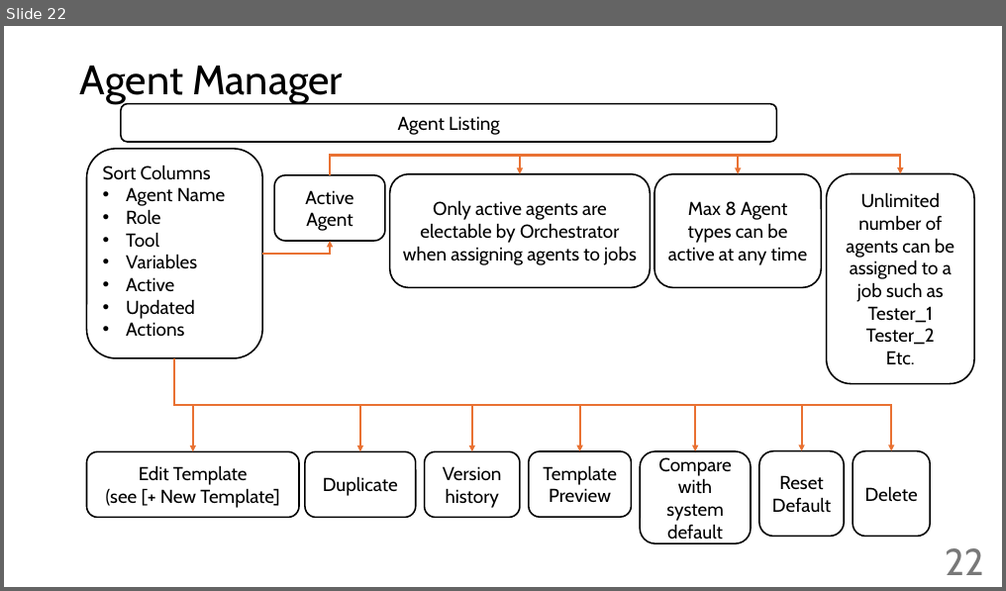
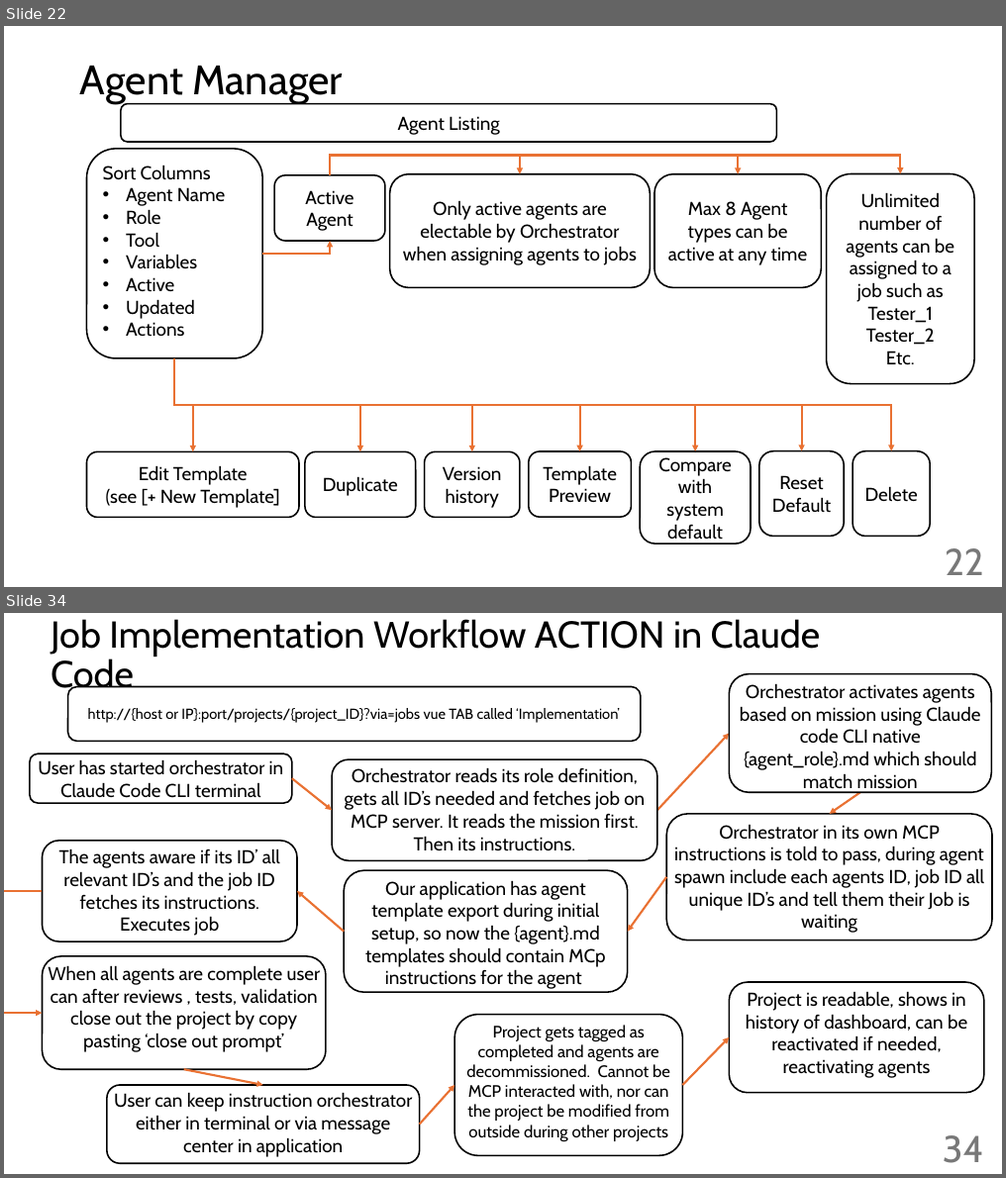
Before and after one commit to giljoai/GiljoAI_MCP, a slide deck: handovers/Reference_docs/giljoai workflow.pptx. Shown one above the other, each under a label of ours: slide 22 before the commit, slides 22 and 34 after it; the slides between them are not shown. The pictures are 1006x591 and 1006x1178 pixels, drawn with LibreOffice and Linux fonts; fonts in the diff are those of the drawing. Boxes give left, top, right and bottom in pixels: in the first picture for what was removed or moved away, otherwise in the second. Text is boxed around its words. In the diff, an @@ line names an element or a change of style, - is before the commit and + after.

```diff
--- a/handovers/Reference_docs/giljoai workflow.pptx
+++ b/handovers/Reference_docs/giljoai workflow.pptx
@@ slide 34 added at box(4, 613, 1002, 1174), background #FFFFFF @@
@@ title added at box(51, 619, 820, 696), 36 pt, text #000000 @@
+Job Implementation Workflow ACTION in Claude Code
@@ rounded rectangle added at box(67, 687, 641, 742), fill #FFFFFF, outline #000000 1.5 pt, 14 pt, text #000000 @@
+http://{host or IP}:port/projects/{project_ID}?via=jobs vue TAB called ‘Implementation’
@@ rounded rectangle added at box(730, 674, 992, 792), fill #FFFFFF, outline #000000 1.5 pt, 18 pt, text #000000 @@
+Orchestrator activates agents based on mission using Claude code CLI native {agent_role}.md which should match mission
@@ rounded rectangle added at box(30, 754, 292, 803), fill #FFFFFF, outline #000000 1.5 pt, 18 pt, text #000000 @@
+User has started orchestrator in Claude Code CLI terminal
@@ rounded rectangle added at box(332, 760, 657, 861), fill #FFFFFF, outline #000000 1.5 pt, 18 pt, text #000000 @@
+Orchestrator reads its role definition, gets all ID’s needed and fetches job on MCP server. It reads the mission first. Then its instructions.
@@ arrow added from (657, 811) to (730, 734), #E97132 2 pt @@
@@ arrow added from (292, 778) to (332, 811), #E97132 2 pt @@
@@ rounded rectangle added at box(666, 814, 992, 940), fill #FFFFFF, outline #000000 1.5 pt, 18 pt, text #000000 @@
+Orchestrator in its own MCP instructions is told to pass, during agent spawn include each agents ID, job ID all unique ID’s and tell them their Job is waiting
@@ arrow added from (860, 792) to (830, 814), #E97132 2 pt @@
@@ rounded rectangle added at box(43, 841, 297, 942), fill #FFFFFF, outline #000000 1.5 pt, 18 pt, text #000000 @@
+The agents aware if its ID’ all relevant ID’s and the job ID fetches its instructions. Executes job
@@ rounded rectangle added at box(344, 870, 628, 992), fill #FFFFFF, outline #000000 1.5 pt, 18 pt, text #000000 @@
+Our application has agent template export during initial setup, so now the {agent}.md templates should contain MCp instructions for the agent
@@ arrow added from (666, 877) to (628, 932), #E97132 2 pt @@
@@ elbow arrow added from (43, 891) to (43, 1013), #E97132 2 pt @@
@@ arrow added from (344, 932) to (297, 891), #E97132 2 pt @@
@@ rounded rectangle added at box(43, 957, 326, 1069), fill #FFFFFF, outline #000000 1.5 pt, 18 pt, text #000000 @@
+When all agents are complete user can after reviews , tests, validation close out the project by copy pasting ‘close out prompt’
@@ rounded rectangle added at box(730, 982, 985, 1093), fill #FFFFFF, outline #000000 1.5 pt, 18 pt, text #000000 @@
+Project is readable, shows in history of dashboard, can be reactivated if needed, reactivating agents
@@ rounded rectangle added at box(454, 1015, 683, 1157), fill #FFFFFF, outline #000000 1.5 pt, 16 pt, text #000000 @@
+Project gets tagged as completed and agents are decommissioned. Cannot be MCP interacted with, nor can the project be modified from outside during other projects
@@ arrow added from (683, 1085) to (730, 1038), #E97132 2 pt @@
@@ rounded rectangle added at box(107, 1085, 420, 1164), fill #FFFFFF, outline #000000 1.5 pt, 18 pt, text #000000 @@
+User can keep instruction orchestrator either in terminal or via message center in application
@@ arrow added from (183, 1069) to (263, 1085), #E97132 2 pt @@
@@ arrow added from (420, 1124) to (454, 1085), #E97132 2 pt @@
@@ page number added at box(943, 1136, 984, 1163), 36 pt, text #797979 @@
+34
```
Also in this commit, not shown: 13 slides changed, 8 other slides added, 32 other files.
